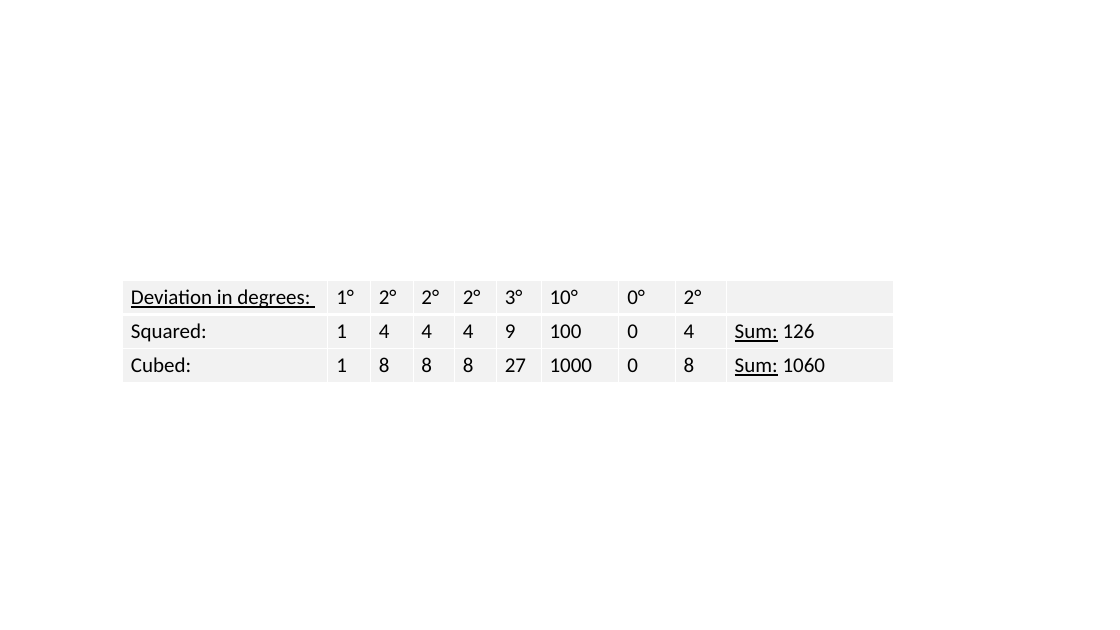
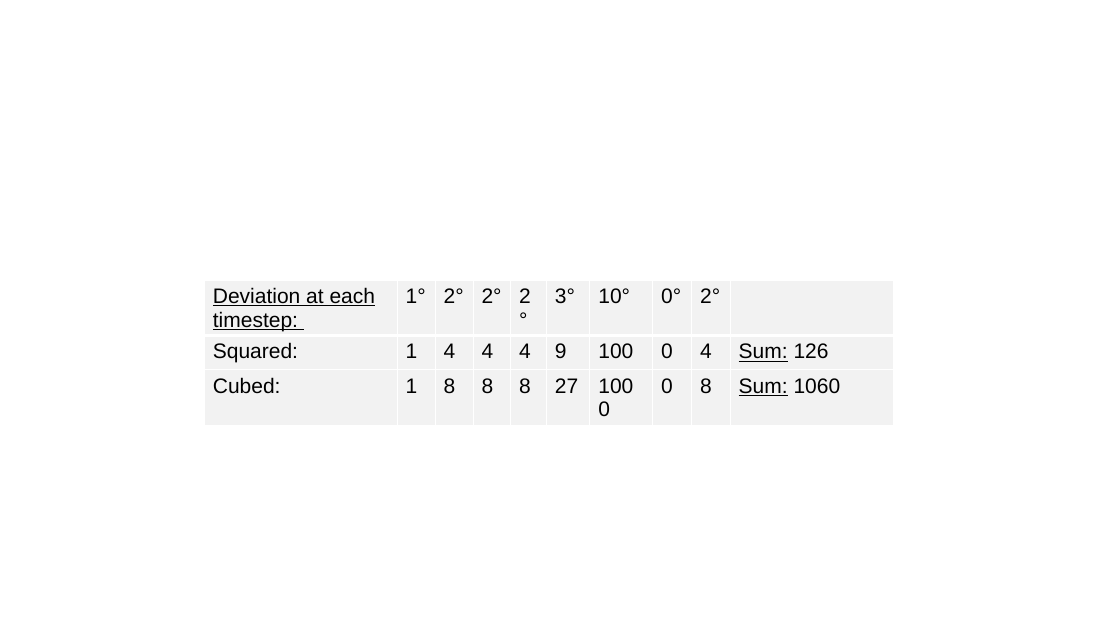
Before and after one commit to JanNalivaika/MASTERS-THESIS, a slide deck: slide 20 of Latex/figures/images.pptx. Drawn at 1120x630 pixels with LibreOffice and Linux fonts; fonts in the diff are those of the drawing. Boxes give left, top, right and bottom in pixels: in the first picture for what was removed or moved away, otherwise in the second. Text is boxed around its words. In the diff, an @@ line names an element or a change of style, - is before the commit and + after.

```diff
--- a/Latex/figures/images.pptx
+++ b/Latex/figures/images.pptx
@@ table at <box>204,281,895,420</box> @@
-row 1, column 1: Deviation in degrees:
+row 1, column 1: Deviation at each timestep:
@@ font Calibri to Arial in "1°", "2°", "2°", "2°" and 24 more places @@
@@ table: place and size @@
-table at <box>123,281,894,383</box>
+table at <box>204,281,895,420</box>
```
Also in this commit, not shown: 3 other slides changed, 45 other files.
